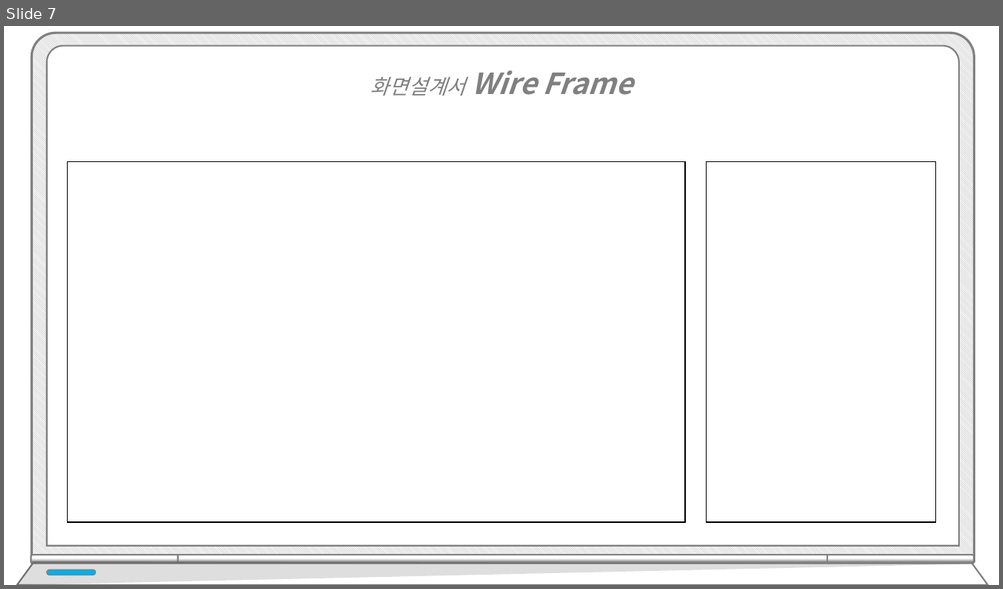
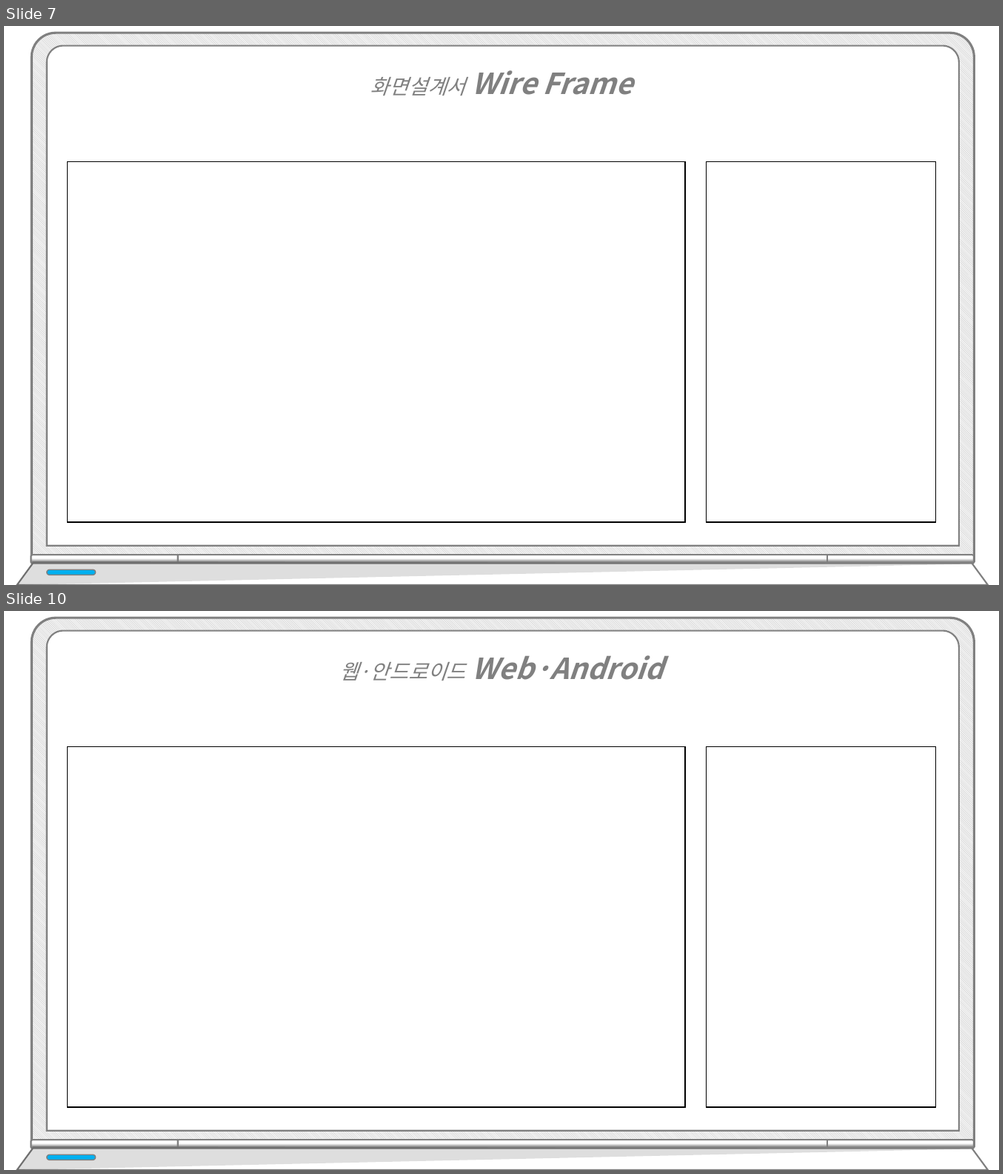
Before and after one commit to hhsw07/ezen-academy-projects, a slide deck: WebContent/발표/프로젝트5.pptx. Shown one above the other, each under a label of ours: slide 7 before the commit, slides 7 and 10 after it; the slides between them are not shown. The pictures are 1003x589 and 1003x1174 pixels, drawn with LibreOffice and Linux fonts; fonts in the diff are those of the drawing; background and template pictures are left out. Boxes give left, top, right and bottom in pixels: in the first picture for what was removed or moved away, otherwise in the second. Text is boxed around its words. In the diff, an @@ line names an element or a change of style, - is before the commit and + after.

```diff
--- a/WebContent/발표/프로젝트5.pptx
+++ b/WebContent/발표/프로젝트5.pptx
@@ slide 10 added at (4, 611, 999, 1170), background #FFFFFF @@
@@ text added at (339, 655, 663, 681), 28 pt, text #808080, bold, italic @@
+웹·안드로이드 Web·Android
@@ rectangle added at (68, 747, 686, 1108), fill #FFFFFF, outline #000000 1 pt @@
@@ rectangle added at (706, 747, 936, 1108), fill #FFFFFF, outline #000000 1 pt @@
@@ group added at (17, 618, 987, 1170): 5 round same rects, 2 freeform shapes, 1 rounded rectangle @@
```
Also in this commit, not shown: 4 other slides added.
